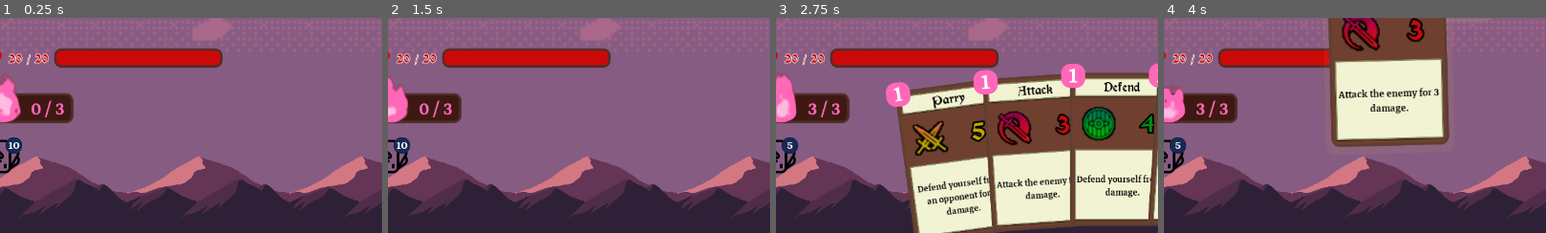
Above: before the commit, frames 1-4 (left to right).
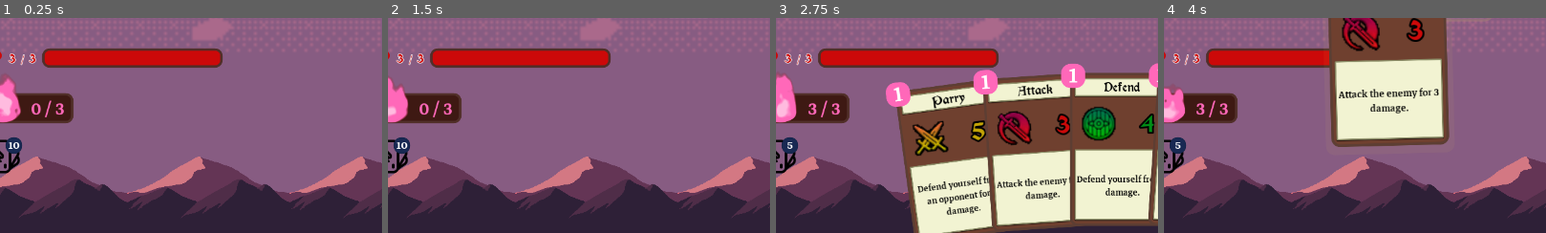
Above: after the commit, the same moments.

Repository: Maaack/Battle-Deck-Energy
Game: Godot game, scene res://Scenes/Main.tscn
The game is run twice, just before and just after one commit, with the same random seed, the same clock (stepped at 60 frames per second) and the same inputs.
Inputs (mouse positions are % of the whole screen's width and height, from its top left):
- Up to frame 1 (0.25 s): no input
- Up to frame 2 (1.5 s): drag from (50, 50) to (60, 28) at 0.52 s; drag from (30, 55) to (45, 70) at 1.27 s
- Up to frame 3 (2.75 s): move the mouse to (60, 28) at 2.02 s; click (60, 28) at 2.17 s
- Up to frame 4 (4 s): click "End Turn" at 2.75 s; drag from (45, 70) to (20, 35) at 3.52 s
The pictures show only the part of the screen within x 5-55%, y 50-100%; the shares and areas given below are measured in that part.

The runs differ from the first frame. In frame 1, 0.6% of the frame differs, in the area x 2-16%, y 14-24%; in frame 2, 0.6%; in frame 3, 0.6%; in frame 4, 0.6%.

Commit message:
BATL-02: Player can now die and reset the game.

Diff:
--- a/Managers/AIOpponents/AIOpponentsManager.gd
+++ b/Managers/AIOpponents/AIOpponentsManager.gd
@@ -28,7 +28,7 @@
 	var opponent_map = _get_opponent_map(opportunities)
 	for child in get_children():
 		if child is CharacterBattleManager:
-			if not child.is_active():
+			if not child.character_data.is_active():
 				continue
 			child.draw_hand()
 			var random_index: int = randi() % child.hand.size()
--- a/Managers/CharacterBattle/CharacterBattleManager.gd
+++ b/Managers/CharacterBattle/CharacterBattleManager.gd
@@ -43,9 +43,6 @@
 func set_character_data(value:CharacterData):
 	character_data = value
 	reset()
-
-func is_active():
-	return character_data.health > 0
 
 func gain_health(amount: int = 1):
 	character_data.health += amount
--- a/Resources/Characters/CharacterData.gd
+++ b/Resources/Characters/CharacterData.gd
@@ -17,6 +17,9 @@
 
 func _to_string():
 	return "Character:%d" % get_instance_id()
+
+func is_active():
+	return health > 0
 
 func reset_health():
 	if starting_max_health > 0:
--- a/Resources/Characters/Player/NewPlayerData.tres
+++ b/Resources/Characters/Player/NewPlayerData.tres
@@ -7,7 +7,7 @@
 
 [resource]
 script = ExtResource( 4 )
-starting_max_health = 20
+starting_max_health = 3
 starting_max_energy = 3
 starting_hand_size = 5
 starting_deck = [ ExtResource( 3 ), ExtResource( 3 ), ExtResource( 3 ), ExtResource( 3 ), ExtResource( 2 ), ExtResource( 2 ), ExtResource( 2 ), ExtResource( 2 ), ExtResource( 1 ), ExtResource( 1 ) ]
--- a/Scenes/BattleInterface/BattleInterface.gd
+++ b/Scenes/BattleInterface/BattleInterface.gd
@@ -1,5 +1,8 @@
 extends Control
 
+
+signal player_won
+signal player_lost
 
 onready var player_interface = $PlayerInterface
 onready var player_battle_manager = $CharacterBattleManager
@@ -165,8 +168,21 @@
 func _on_CharacterBattleManager_lost_health(character:CharacterData, amount:int):
 	player_interface.character_loses_health(character, amount)
 
+func _count_active_opponents():
+	var active_opponents : int = 0
+	for opponent in opponents:
+		if opponent is CharacterData:
+			if opponent.is_active():
+				active_opponents += 1
+	return active_opponents
+
 func _on_CharacterBattleManager_died(character):
 	player_interface.character_dies(character)
+	if character == player_data:
+		emit_signal("player_lost")
+	else:
+		if _count_active_opponents() == 0:
+			emit_signal("player_won")
 
 func _on_BattleOpportunitiesManager_opportunity_added(opportunity:OpportunityData):
 	var opening : BattleOpening = player_interface.add_opening(opportunity)
--- /dev/null
+++ b/Scenes/DeadPanel/DeadPanel.gd
@@ -0,0 +1,7 @@
+extends Panel
+
+
+signal retry_pressed
+
+func _on_RetryButton_pressed():
+	emit_signal("retry_pressed")
--- /dev/null
+++ b/Scenes/DeadPanel/DeadPanel.tscn
@@ -0,0 +1,72 @@
+[gd_scene load_steps=5 format=2]
+
+[ext_resource path="res://Scenes/DeadPanel/DeadPanel.gd" type="Script" id=1]
+[ext_resource path="res://Themes/Main.tres" type="Theme" id=2]
+[ext_resource path="res://Themes/Fonts/morris_roman_48_outline_1.tres" type="DynamicFont" id=3]
+
+[sub_resource type="StyleBoxFlat" id=1]
+bg_color = Color( 0.156863, 0.156863, 0.156863, 0.752941 )
+
+[node name="DeadPanel" type="Panel"]
+anchor_right = 1.0
+anchor_bottom = 1.0
+theme = ExtResource( 2 )
+custom_styles/panel = SubResource( 1 )
+script = ExtResource( 1 )
+__meta__ = {
+"_edit_use_anchors_": false
+}
+
+[node name="CentralPanel" type="Panel" parent="."]
+anchor_left = 0.5
+anchor_top = 0.5
+anchor_right = 0.5
+anchor_bottom = 0.5
+margin_left = -240.0
+margin_top = -180.0
+margin_right = 240.0
+margin_bottom = 180.0
+rect_min_size = Vector2( 480, 360 )
+__meta__ = {
+"_edit_use_anchors_": false
+}
+
+[node name="MarginContainer" type="MarginContainer" parent="CentralPanel"]
+anchor_right = 1.0
+anchor_bottom = 1.0
+custom_constants/margin_right = 16
+custom_constants/margin_top = 16
+custom_constants/margin_left = 16
+custom_constants/margin_bottom = 16
+__meta__ = {
+"_edit_use_anchors_": false
+}
+
+[node name="VBoxContainer" type="VBoxContainer" parent="CentralPanel/MarginContainer"]
+margin_left = 16.0
+margin_top = 16.0
+margin_right = 464.0
+margin_bottom = 344.0
+
+[node name="Label" type="Label" parent="CentralPanel/MarginContainer/VBoxContainer"]
+margin_right = 448.0
+margin_bottom = 162.0
+size_flags_horizontal = 3
+size_flags_vertical = 3
+custom_fonts/font = ExtResource( 3 )
+custom_colors/font_outline_modulate = Color( 0, 0, 0, 1 )
+custom_colors/font_color_shadow = Color( 0, 0, 0, 1 )
+text = "You died...
+
+That's unfortunate."
+align = 1
+valign = 2
+
+[node name="RetryButton" type="Button" parent="CentralPanel/MarginContainer/VBoxContainer"]
+margin_top = 228.0
+margin_right = 448.0
+margin_bottom = 266.0
+size_flags_horizontal = 3
+size_flags_vertical = 6
+text = "Try again"
+[connection signal="pressed" from="CentralPanel/MarginContainer/VBoxContainer/RetryButton" to="." method="_on_RetryButton_pressed"]
--- a/Scenes/Main.gd
+++ b/Scenes/Main.gd
@@ -1,12 +1,30 @@
 extends Control
 
 
-onready var battle_interface = $BattleInterface
+onready var battle_interface_container = $BattleInterfaceContainer
+onready var battle_interface = $BattleInterfaceContainer/BattleInterface
+onready var dead_panel = $DeadPanel
 
 var player_data : CharacterData = preload("res://Resources/Characters/Player/NewPlayerData.tres")
 var enemy_data : CharacterData = preload("res://Resources/Characters/Opponents/EasyOpponentData.tres")
+var battle_interface_scene : PackedScene = preload("res://Scenes/BattleInterface/BattleInterface.tscn")
+
+func start_battle():
+	if not is_instance_valid(battle_interface):
+		battle_interface = battle_interface_scene.instance()
+		battle_interface_container.add_child(battle_interface)
+	battle_interface.player_data = player_data.duplicate()
+	battle_interface.opponents = [enemy_data,enemy_data]
+	battle_interface.start_battle()
 
 func _ready():
-	battle_interface.player_data = player_data
-	battle_interface.opponents = [enemy_data,enemy_data]
-	battle_interface.start_battle()
+	start_battle()
+
+
+func _on_DeadPanel_retry_pressed():
+	dead_panel.hide()
+	start_battle()
+
+func _on_BattleInterface_player_lost():
+	battle_interface.queue_free()
+	dead_panel.show()
--- a/Scenes/Main.tscn
+++ b/Scenes/Main.tscn
@@ -1,10 +1,12 @@
-[gd_scene load_steps=7 format=2]
+[gd_scene load_steps=9 format=2]
 
 [ext_resource path="res://Assets/Sourced/Backgrounds/parallax_mountain_pack/layers/parallax-mountain-montain-far.png" type="Texture" id=1]
+[ext_resource path="res://Themes/Main.tres" type="Theme" id=2]
 [ext_resource path="res://Scenes/Main.gd" type="Script" id=3]
 [ext_resource path="res://Assets/Sourced/Backgrounds/parallax_mountain_pack/layers/parallax-mountain-bg.png" type="Texture" id=4]
 [ext_resource path="res://Assets/Sourced/Backgrounds/parallax_mountain_pack/layers/parallax-mountain-mountains.png" type="Texture" id=5]
 [ext_resource path="res://Scenes/BattleInterface/BattleInterface.tscn" type="PackedScene" id=6]
+[ext_resource path="res://Scenes/DeadPanel/DeadPanel.tscn" type="PackedScene" id=7]
 
 [sub_resource type="StyleBoxFlat" id=1]
 bg_color = Color( 0.533333, 0.364706, 0.513726, 1 )
@@ -17,6 +19,7 @@
 anchor_right = 1.0
 anchor_bottom = 1.0
 mouse_filter = 2
+theme = ExtResource( 2 )
 script = ExtResource( 3 )
 __meta__ = {
 "_edit_use_anchors_": false
@@ -71,4 +74,13 @@
 "_edit_use_anchors_": false
 }
 
-[node name="BattleInterface" parent="." instance=ExtResource( 6 )]
+[node name="BattleInterfaceContainer" type="Control" parent="."]
+anchor_right = 1.0
+anchor_bottom = 1.0
+
+[node name="BattleInterface" parent="BattleInterfaceContainer" instance=ExtResource( 6 )]
+
+[node name="DeadPanel" parent="." instance=ExtResource( 7 )]
+visible = false
+[connection signal="player_lost" from="BattleInterfaceContainer/BattleInterface" to="." method="_on_BattleInterface_player_lost"]
+[connection signal="retry_pressed" from="DeadPanel" to="." method="_on_DeadPanel_retry_pressed"]
--- a/Scenes/PlayerInterface/BattleBoard/PlayerBoard/DeckMeters/Base/Deck.tscn
+++ b/Scenes/PlayerInterface/BattleBoard/PlayerBoard/DeckMeters/Base/Deck.tscn
@@ -1,8 +1,9 @@
 [gd_scene load_steps=4 format=2]
 
-[ext_resource path="res://Themes/HUD.tres" type="Theme" id=1]
+[ext_resource path="res://Themes/Main.tres" type="Theme" id=1]
 [ext_resource path="res://Assets/Sourced/Icons/LineHeroUnlimited/Medium/cards_game_solitaire_poker_blackjack_casino.png" type="Texture" id=2]
 [ext_resource path="res://Scenes/PlayerInterface/BattleBoard/PlayerBoard/DeckMeters/Base/Deck.gd" type="Script" id=3]
+
 
 [node name="Deck" type="Control"]
 anchor_right = 1.0
--- a/Scenes/PlayerInterface/BattleBoard/PlayerBoard/RoundCounter/RoundCounter.tscn
+++ b/Scenes/PlayerInterface/BattleBoard/PlayerBoard/RoundCounter/RoundCounter.tscn
@@ -1,8 +1,9 @@
 [gd_scene load_steps=5 format=2]
 
 [ext_resource path="res://Assets/Sourced/Icons/LineHeroUnlimited/Medium/thin_arrow_circle_cycle_refresh_loop.png" type="Texture" id=1]
-[ext_resource path="res://Themes/HUD.tres" type="Theme" id=2]
+[ext_resource path="res://Themes/Main.tres" type="Theme" id=2]
 [ext_resource path="res://Themes/StyleBoxes/Meters/RoundCounterPanel.tres" type="StyleBox" id=4]
+
 
 [sub_resource type="GDScript" id=1]
 script/source = "tool
--- a/Scenes/PlayerInterface/CardManager/Card/BattleCard.tscn
+++ b/Scenes/PlayerInterface/CardManager/Card/BattleCard.tscn
@@ -1,7 +1,7 @@
 [gd_scene load_steps=16 format=2]
 
 [ext_resource path="res://Themes/Fonts/morris_roman_24pt.tres" type="DynamicFont" id=1]
-[ext_resource path="res://Themes/HUD.tres" type="Theme" id=2]
+[ext_resource path="res://Themes/Main.tres" type="Theme" id=2]
 [ext_resource path="res://Themes/Fonts/markazi_text_48pt.tres" type="DynamicFont" id=3]
 [ext_resource path="res://Themes/StyleBoxes/CardFront.tres" type="StyleBox" id=4]
 [ext_resource path="res://Assets/Sourced/Icons/BoxesBeGone/sprite_0341.png" type="Texture" id=5]
@@ -15,6 +15,7 @@
 [ext_resource path="res://Scenes/PlayerInterface/CardManager/Card/GlowNode.gd" type="Script" id=13]
 [ext_resource path="res://Scenes/PlayerInterface/CardManager/Card/GlowAnimation.tres" type="Animation" id=14]
 
+
 [sub_resource type="StyleBoxFlat" id=1]
 bg_color = Color( 1, 0.411765, 0.729412, 1 )
 corner_radius_top_left = 16
--- a/Scenes/PlayerInterface/PlayerInterface.gd
+++ b/Scenes/PlayerInterface/PlayerInterface.gd
@@ -166,10 +166,7 @@
 		_update_opponent_meters(character)
 
 func character_dies(character:CharacterData):
-	if character == player_data:
-		print("You've lost the battle!")
-	else:
-		actions_board.defeat_opponent(character)
+	actions_board.defeat_opponent(character)
 
 func start_turn():
 	hand_manager.spread_from_mouse_flag = true
--- a/Themes/HUD.tres
+++ /dev/null
@@ -1,8 +0,0 @@
-[gd_resource type="Theme" load_steps=3 format=2]
-
-[ext_resource path="res://Themes/Fonts/markazi_text_24pt.tres" type="DynamicFont" id=1]
-[ext_resource path="res://Themes/StyleBoxes/GrayStyleBox.tres" type="StyleBox" id=2]
-
-[resource]
-default_font = ExtResource( 1 )
-Panel/styles/panel = ExtResource( 2 )
--- /dev/null
+++ b/Themes/Main.tres
@@ -0,0 +1,22 @@
+[gd_resource type="Theme" load_steps=6 format=2]
+
+[ext_resource path="res://Themes/Fonts/markazi_text_24pt.tres" type="DynamicFont" id=1]
+[ext_resource path="res://Themes/StyleBoxes/EndTurn/EndTurnNormalStyleBox.tres" type="StyleBox" id=2]
+[ext_resource path="res://Themes/StyleBoxes/EndTurn/EndTurnHoverStyleBox.tres" type="StyleBox" id=3]
+[ext_resource path="res://Themes/StyleBoxes/EndTurn/EndTurnPressedStyleBox.tres" type="StyleBox" id=4]
+[ext_resource path="res://Themes/StyleBoxes/VioletStyleBox.tres" type="StyleBox" id=5]
+
+[resource]
+default_font = ExtResource( 1 )
+Button/colors/font_color = Color( 0.921569, 0.921569, 0.921569, 1 )
+Button/colors/font_color_disabled = Color( 0.9, 0.9, 0.9, 0.2 )
+Button/colors/font_color_hover = Color( 0.94, 0.94, 0.94, 1 )
+Button/colors/font_color_pressed = Color( 1, 1, 1, 1 )
+Button/constants/hseparation = 2
+Button/fonts/font = null
+Button/styles/disabled = null
+Button/styles/focus = null
+Button/styles/hover = ExtResource( 3 )
+Button/styles/normal = ExtResource( 2 )
+Button/styles/pressed = ExtResource( 4 )
+Panel/styles/panel = ExtResource( 5 )
--- /dev/null
+++ b/Themes/StyleBoxes/VioletStyleBox.tres
@@ -0,0 +1,13 @@
+[gd_resource type="StyleBoxFlat" format=2]
+
+[resource]
+bg_color = Color( 0.396078, 0.211765, 0.337255, 1 )
+border_width_left = 2
+border_width_top = 2
+border_width_right = 2
+border_width_bottom = 2
+border_color = Color( 0.313726, 0.180392, 0.286275, 1 )
+corner_radius_top_left = 12
+corner_radius_top_right = 12
+corner_radius_bottom_right = 12
+corner_radius_bottom_left = 12
